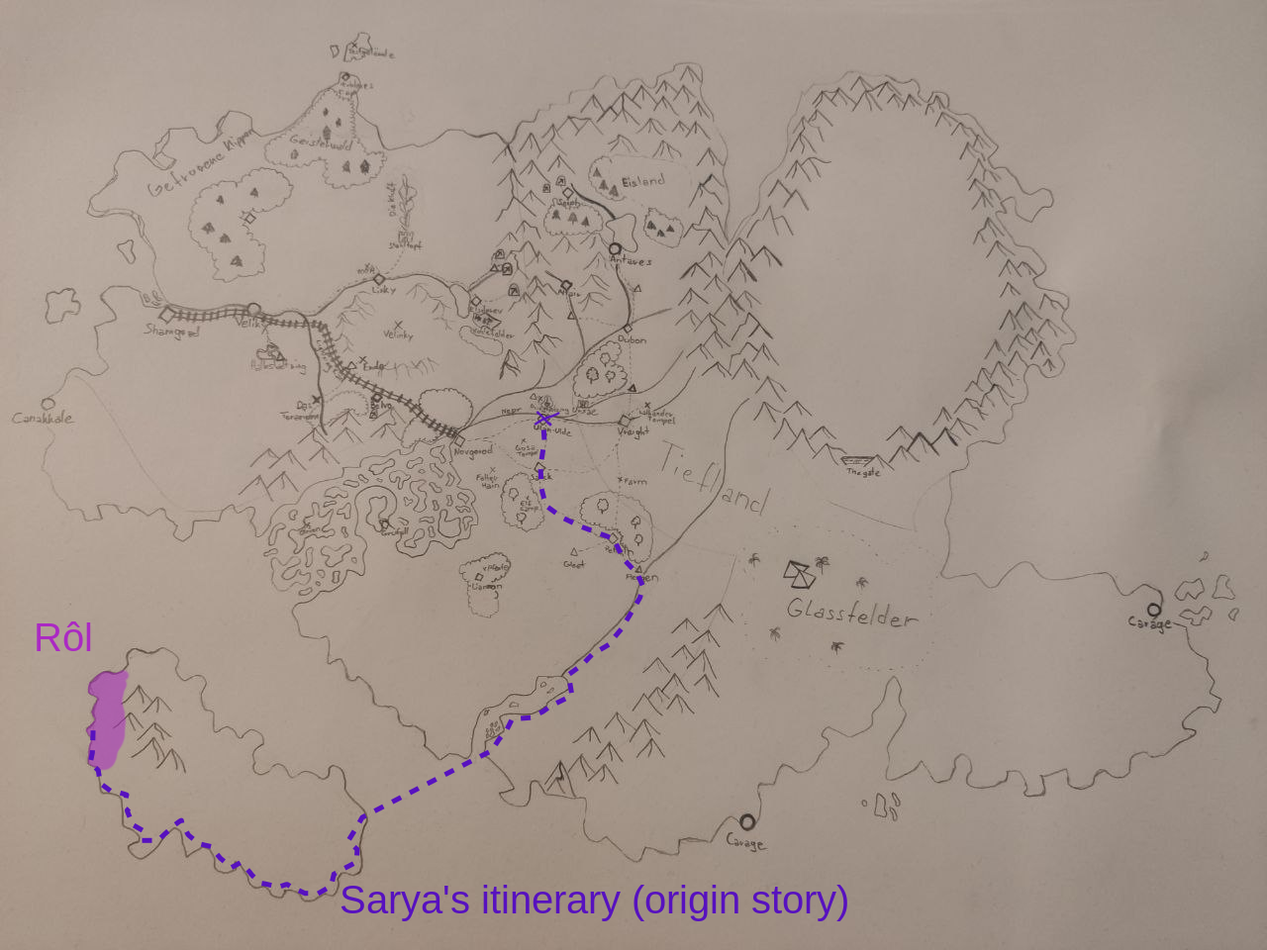
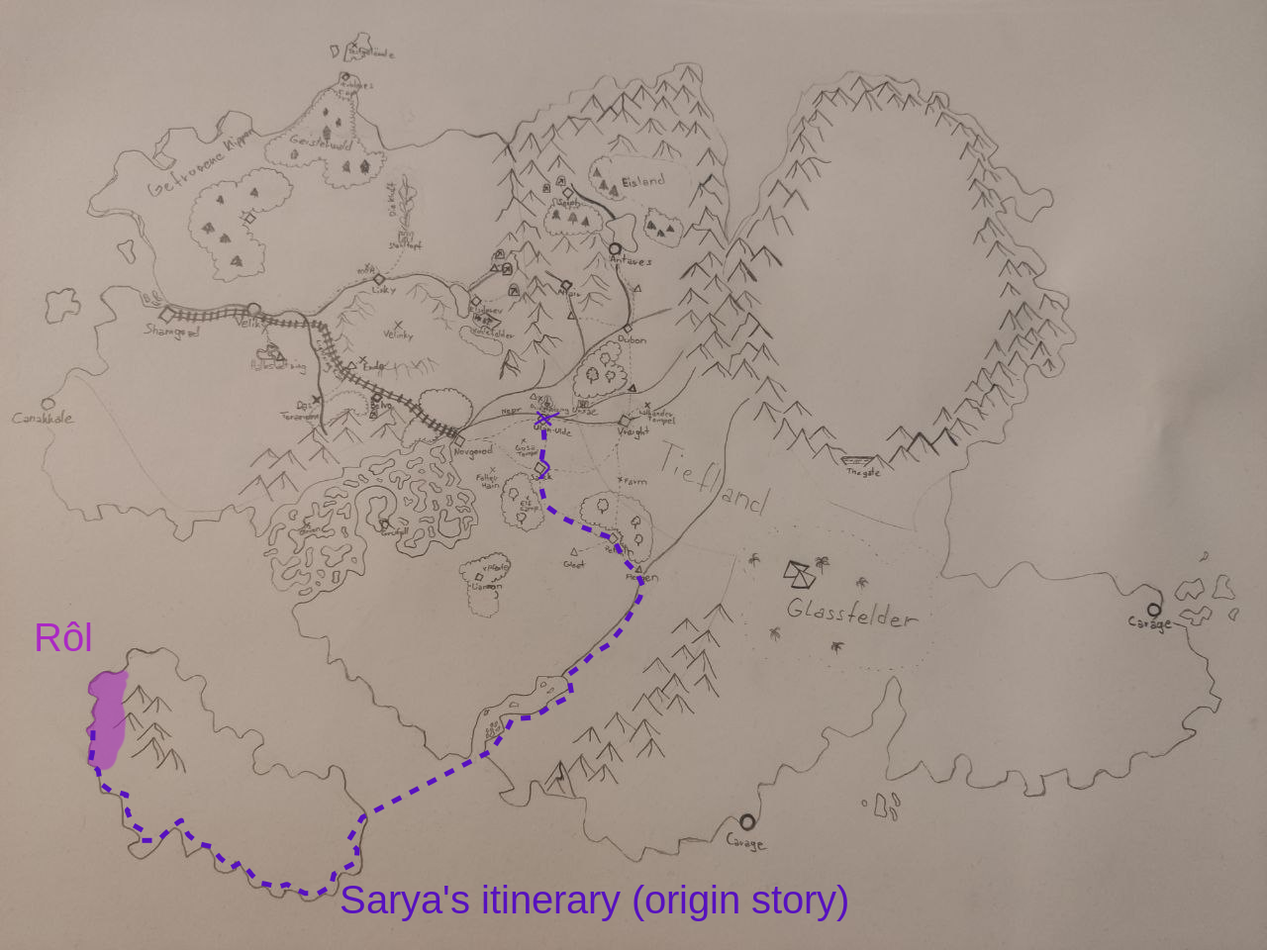
Before/after of a 1267 × 950 layered artwork. What changed in the layer stack:
painted on "Layer #1" over <box>537,459,551,480</box>
